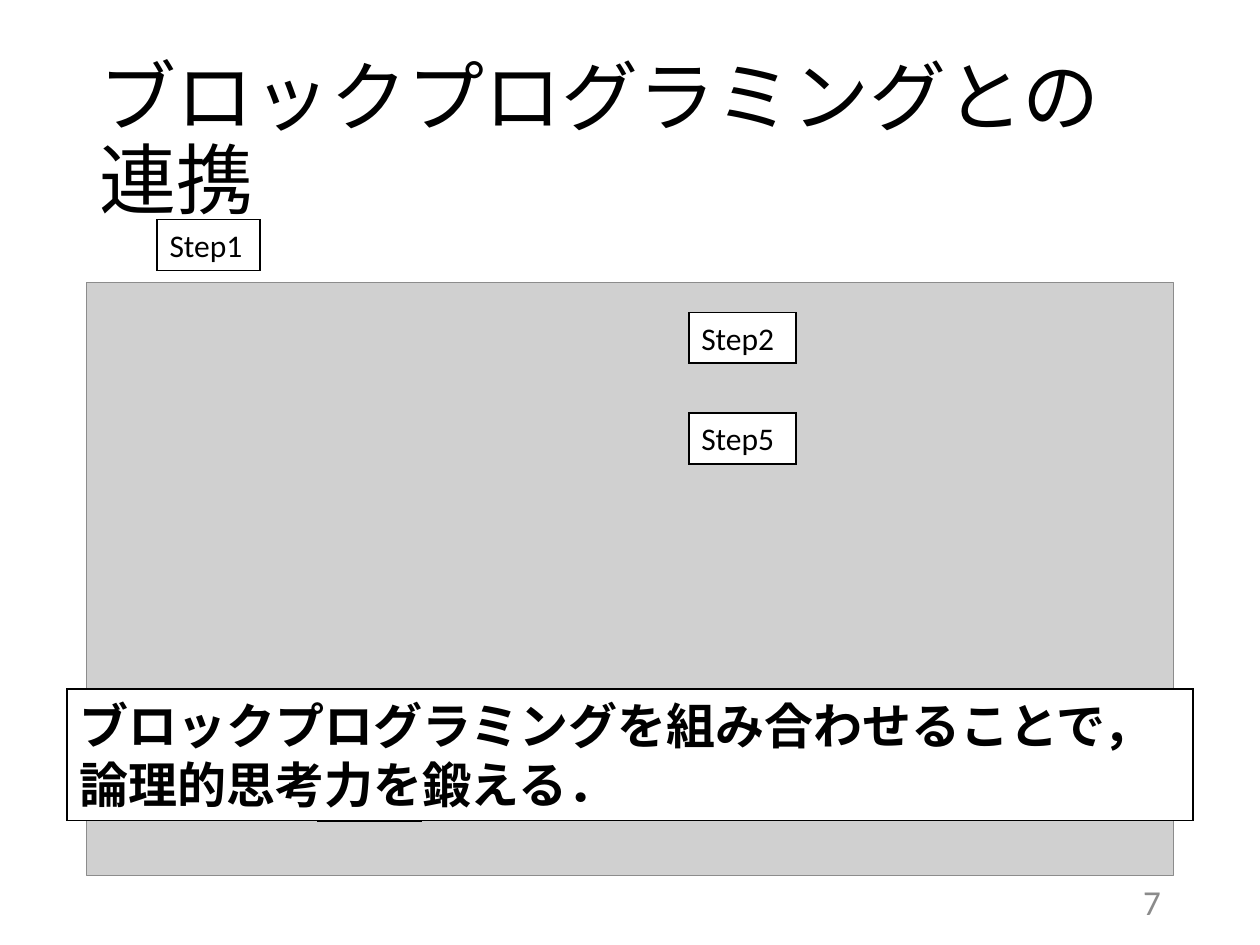
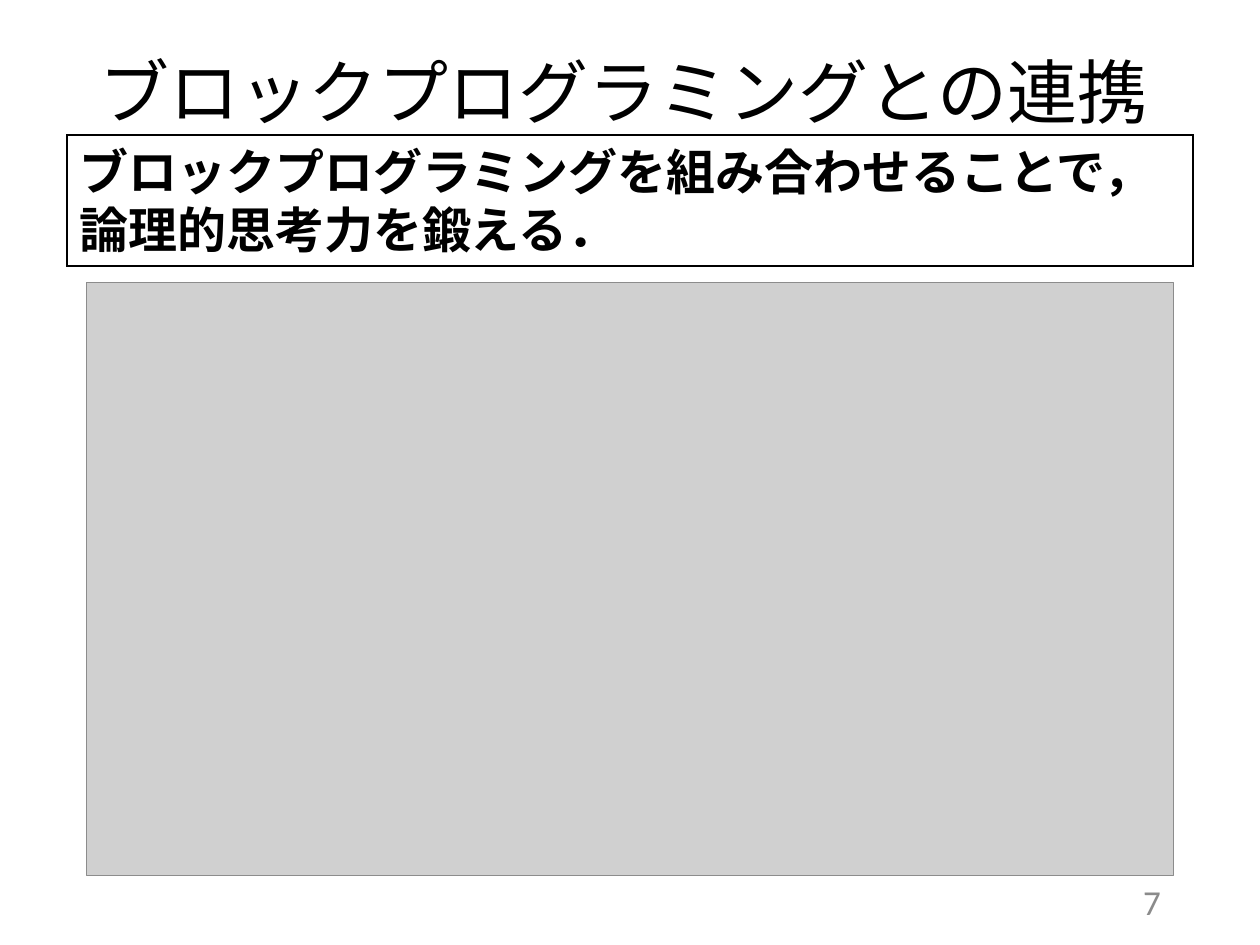
Before and after one commit to kait-takanolab/1821121-shimaoka-thesis, a slide deck: slide 7 of 1821121_shimaoka_thesis.pptx. Drawn at 1260x945 pixels with LibreOffice and Linux fonts; fonts in the diff are those of the drawing; grey boxes stand for pictures. Boxes give left, top, right and bottom in pixels: in the first picture for what was removed or moved away, otherwise in the second. Text is boxed around its words. In the diff, an @@ line names an element or a change of style, - is before the commit and + after.

```diff
--- a/1821121_shimaoka_thesis.pptx
+++ b/1821121_shimaoka_thesis.pptx
@@ title "ブロックプログラミングとの連携" at [99, 58, 1147, 135]: size 44 to 40 pt @@
@@ rectangle "ブロックプログラミングを組み合わせることで，論理的思考力を鍛える．": place and size @@
-rectangle "ブロックプログラミングを組み合わせることで，論理的思考力を鍛える．" at [67, 689, 1192, 820]
+rectangle "ブロックプログラミングを組み合わせることで，論理的思考力を鍛える．" at [67, 135, 1192, 266]
@@ rectangle removed at [158, 219, 260, 270] @@
-Step1
@@ rectangle removed at [689, 312, 796, 363] @@
-Step2
@@ rectangle removed at [689, 413, 796, 464] @@
-Step5
@@ rectangle removed at [318, 770, 421, 820] @@
-Step3
```
Also in this commit, not shown: 3 other slides changed, 2 other files.
